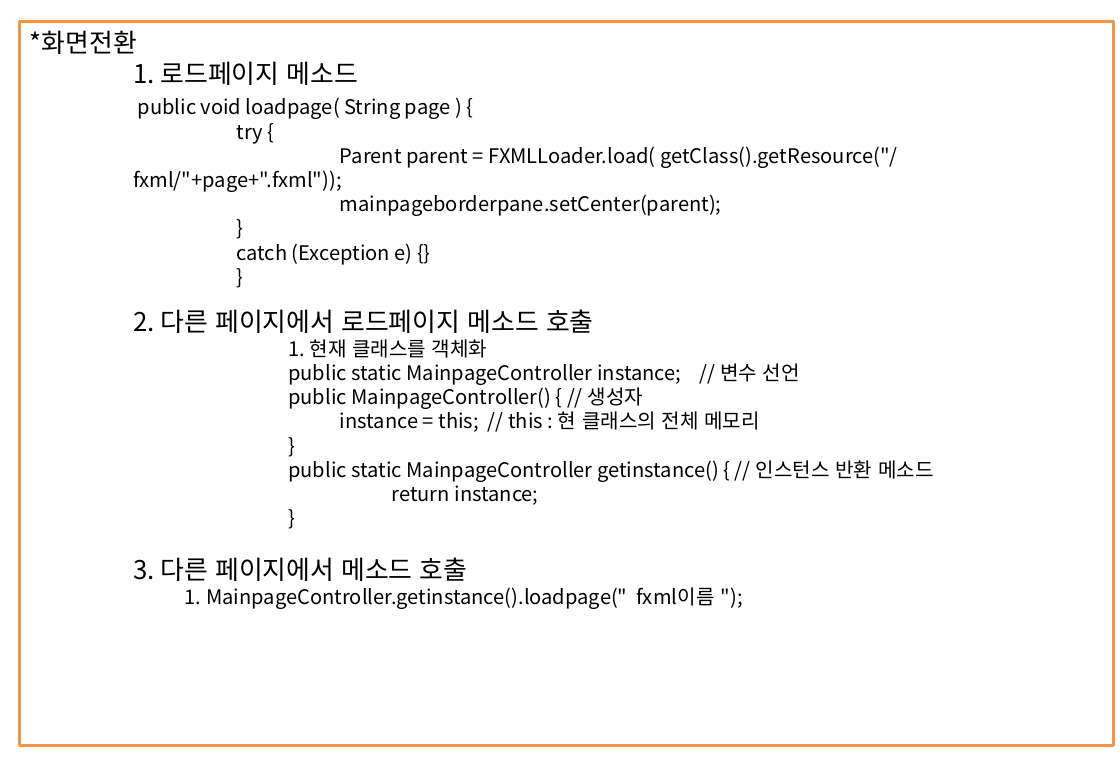
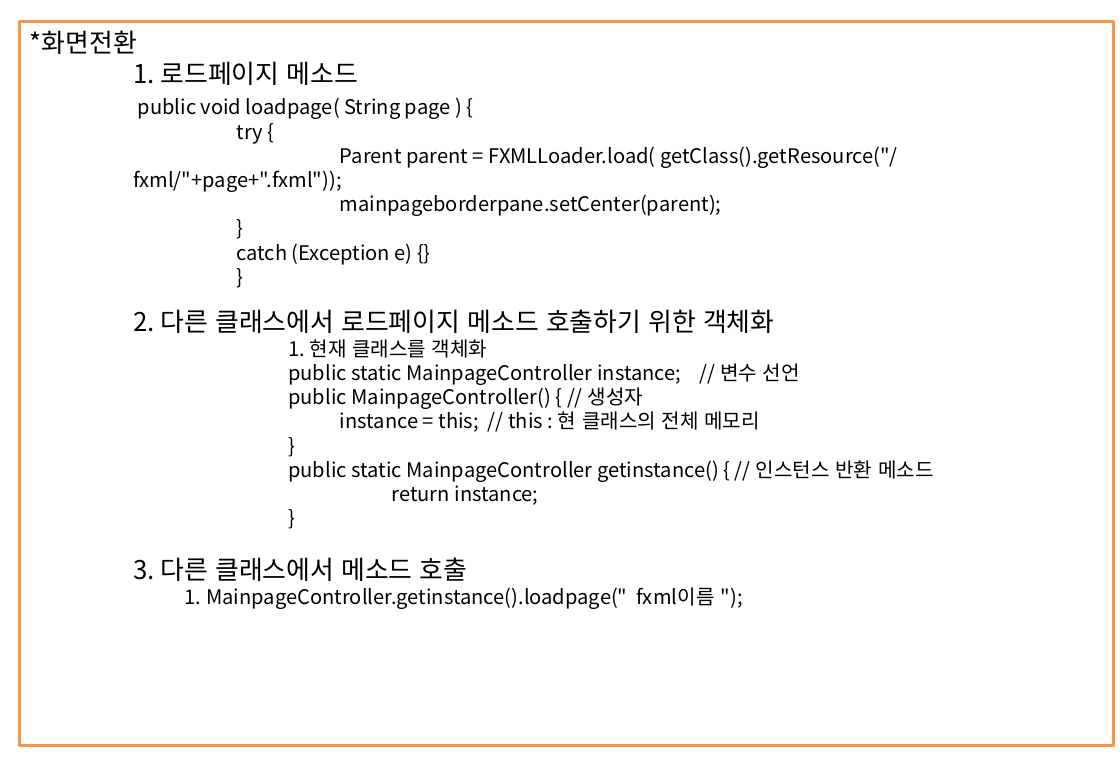
Before and after one commit to itdanja/web_ezen_1, a slide deck: slide 35 of java1/src/정리함/JAVA정리.pptx. Drawn at 1120x775 pixels with LibreOffice and Linux fonts; fonts in the diff are those of the drawing. Boxes give left, top, right and bottom in pixels: in the first picture for what was removed or moved away, otherwise in the second. Text is boxed around its words. In the diff, an @@ line names an element or a change of style, - is before the commit and + after.

```diff
--- a/java1/src/정리함/JAVA정리.pptx
+++ b/java1/src/정리함/JAVA정리.pptx
@@ text in rectangle at box(133, 309, 774, 333): text changed @@
-    2. 다른 페이지에서 로드페이지 메소드 호출
+    2. 다른 클래스에서 로드페이지 메소드 호출하기 위한 객체화
@@ text in rectangle at box(133, 557, 468, 581): text changed @@
-    3. 다른 페이지에서 메소드 호출
+    3. 다른 클래스에서 메소드 호출
```
Also in this commit, not shown: 4 other slides changed, 3 slides added, 1 other file.
